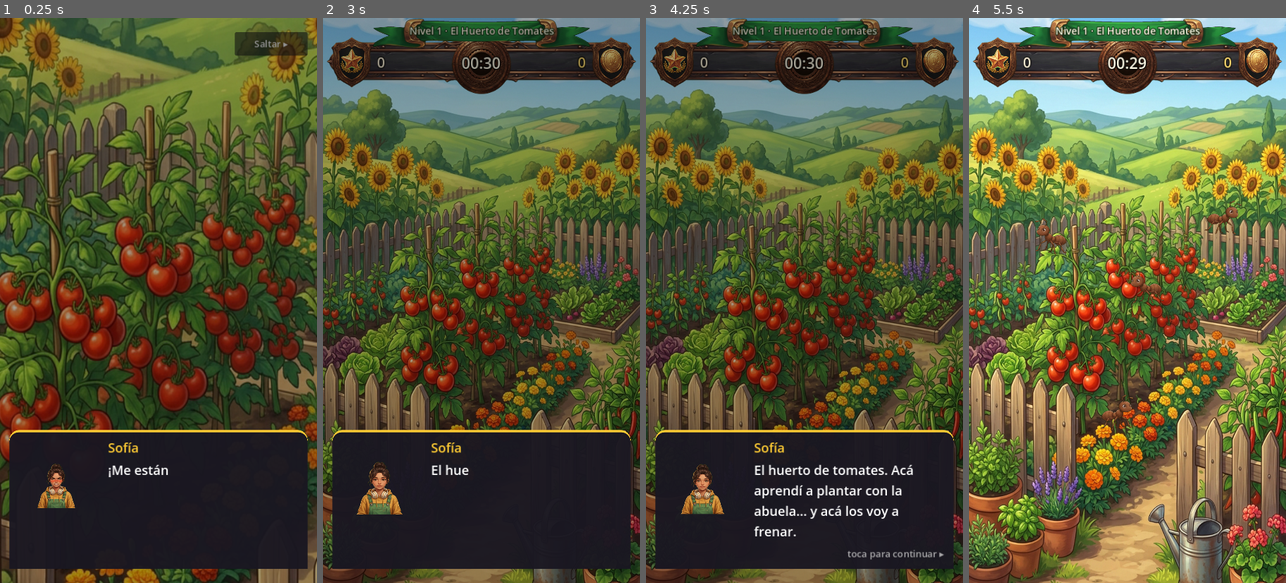
Above: before the commit, frames 1-4 (left to right).
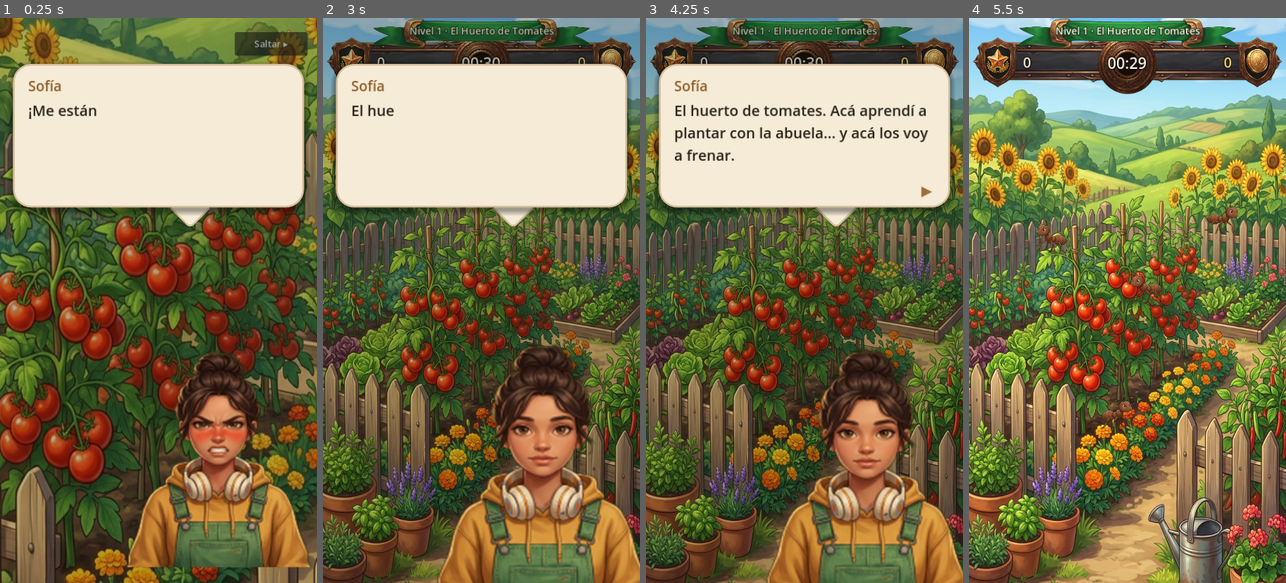
Above: after the commit, the same moments.

Repository: Nitanzw/Mikumemoria
Game: Godot game, scene res://scenes/story/story_intro.tscn
Same seed, same stepped clock (60 frames per second), same inputs: the game is played once before the commit and once after it.
Inputs (mouse positions are in pixels of both pictures, inside the frame that each line leads up to):
- Up to frame 1 (0.25 s): no input
- Up to frame 2 (3 s): click "Saltar ▸" at 0.5 s; click "Jugar" at 1.25 s; click "1" at 2 s; click "1" at 2.75 s
- Up to frame 3 (4.25 s): move the mouse to (874, 272) at 3.52 s; click (874, 272) at 3.67 s
- Up to frame 4 (5.5 s): move the mouse to (1064, 328) at 4.27 s; click (1064, 328) at 4.42 s; move the mouse to (1159, 176) at 5.02 s; click (1159, 176) at 5.17 s

The runs differ from the first frame. In frame 1, 48% of the frame differs, in the area x 2-98%, y 8-98%; in frame 2, 50%, in the area x 2-100%, y 8-100%; in frame 3, 50%; in frame 4, nothing differs.

Commit message:
Diálogos: Sofía grande en escena, en globo, y respirando
El diálogo era un panel oscuro abajo con el retrato de Sofía a escala
0.35 metido adentro. Ahora va grande en la escena, cortada por el borde
inferior, y el texto en un globo crema arriba con la cola apuntándole.

El globo es un StyleBoxFlat y no una textura generada: el de la
referencia es crema plano con esquinas redondeadas, sin ornamento, así
que dibujarlo sale idéntico y sin la trampa del 9-slice que ya costó
cinco vueltas con el marco. La cola es un Panel cuadrado rotado 45.

Sobre la vida: ya existían un bob y un parpadeo, pero a escala 0.35 no se
veían. Se agregó respiración (el eje Y se estira mientras el X se
angosta; si los dos crecieran juntos parecería un zoom), balanceo lento,
y cabeceo mientras tipea. El globo rebota corto en cada línea y la flecha
de continuar late. Las tres cosas que escriben la escala se turnan con
_scale_locked, si no el tween y el _process se pisan y tiembla.

Y un bug: la flecha saltaba arriba, al lado del nombre. Estaba dentro de
un VBoxContainer y yo le animaba position, que es justo lo que el
contenedor reescribe al acomodar; encima leía su base en _ready(), antes
de la primera acomodada, cuando valía cero. El globo pasa a Panel, que no
acomoda hijos, y la flecha va anclada abajo a la derecha.

Co-Authored-By: Claude Opus 5 <noreply@anthropic.com>
Claude-Session: https://claude.ai/code/session_017CZQGSdpv5Kh1U4gJuW4s1

Diff:
--- a/scenes/ui/dialogue_box.tscn
+++ b/scenes/ui/dialogue_box.tscn
@@ -1,18 +1,33 @@
-[gd_scene load_steps=4 format=3]
+[gd_scene load_steps=5 format=3]
 
 [ext_resource type="Script" path="res://scripts/ui/dialogue_box.gd" id="1"]
 [ext_resource type="PackedScene" path="res://scenes/ui/sofia_portrait.tscn" id="2"]
 
-[sub_resource type="StyleBoxFlat" id="StyleBoxFlat_1"]
-bg_color = Color(0.1, 0.09, 0.13, 0.96)
-border_width_top = 4
-border_color = Color(1, 0.8, 0.2, 1)
-corner_radius_top_left = 16
-corner_radius_top_right = 16
-content_margin_left = 16
-content_margin_top = 14
-content_margin_right = 16
-content_margin_bottom = 14
+[sub_resource type="StyleBoxFlat" id="bubble"]
+bg_color = Color(0.96, 0.92, 0.84, 1)
+border_width_left = 3
+border_width_top = 3
+border_width_right = 3
+border_width_bottom = 3
+border_color = Color(0.83, 0.75, 0.62, 1)
+corner_radius_top_left = 30
+corner_radius_top_right = 30
+corner_radius_bottom_right = 30
+corner_radius_bottom_left = 30
+shadow_color = Color(0, 0, 0, 0.35)
+shadow_size = 10
+shadow_offset = Vector2(0, 5)
+content_margin_left = 26
+content_margin_top = 20
+content_margin_right = 26
+content_margin_bottom = 20
+
+[sub_resource type="StyleBoxFlat" id="tail"]
+bg_color = Color(0.96, 0.92, 0.84, 1)
+border_width_left = 3
+border_width_bottom = 3
+border_color = Color(0.83, 0.75, 0.62, 1)
+corner_radius_bottom_left = 8
 
 [node name="DialogueBox" type="CanvasLayer"]
 script = ExtResource("1")
@@ -22,55 +37,74 @@
 anchor_right = 1.0
 anchor_bottom = 1.0
 mouse_filter = 2
-color = Color(0, 0, 0, 0.35)
+color = Color(0.03, 0.05, 0.02, 0.28)
 
-[node name="Panel" type="PanelContainer" parent="Dim"]
-layout_mode = 1
-anchors_preset = 12
+[node name="SofiaPortrait" parent="." instance=ExtResource("2")]
+position = Vector2(372, 858)
+scale = Vector2(1.7, 1.7)
+
+[node name="Tail" type="Panel" parent="."]
+anchors_preset = 0
+offset_left = 300.0
+offset_top = 300.0
+offset_right = 348.0
+offset_bottom = 348.0
+rotation = -0.785398
+pivot_offset = Vector2(24, 24)
+mouse_filter = 2
+theme_override_styles/panel = SubResource("tail")
+
+[node name="Bubble" type="Panel" parent="."]
+anchors_preset = 10
+anchor_right = 1.0
+offset_left = 22.0
+offset_top = 78.0
+offset_right = -22.0
+offset_bottom = 322.0
+mouse_filter = 2
+pivot_offset = Vector2(248, 122)
+theme_override_styles/panel = SubResource("bubble")
+
+[node name="VBox" type="VBoxContainer" parent="Bubble"]
+anchors_preset = 15
+anchor_right = 1.0
+anchor_bottom = 1.0
+offset_left = 26.0
+offset_top = 20.0
+offset_right = -26.0
+offset_bottom = -20.0
+mouse_filter = 2
+theme_override_constants/separation = 6
+
+[node name="NameLabel" type="Label" parent="Bubble/VBox"]
+mouse_filter = 2
+theme_override_font_sizes/font_size = 24
+theme_override_colors/font_color = Color(0.55, 0.36, 0.16, 1)
+text = "Sofía"
+
+[node name="TextLabel" type="Label" parent="Bubble/VBox"]
+size_flags_vertical = 3
+mouse_filter = 2
+autowrap_mode = 3
+vertical_alignment = 0
+theme_override_font_sizes/font_size = 25
+theme_override_colors/font_color = Color(0.16, 0.13, 0.1, 1)
+
+[node name="ContinueHint" type="Label" parent="Bubble"]
+anchors_preset = 3
+anchor_left = 1.0
 anchor_top = 1.0
 anchor_right = 1.0
 anchor_bottom = 1.0
-offset_left = 16.0
-offset_top = -260.0
-offset_right = -16.0
-offset_bottom = -24.0
+offset_left = -56.0
+offset_top = -50.0
+offset_right = -22.0
+offset_bottom = -16.0
+grow_horizontal = 0
+grow_vertical = 0
 mouse_filter = 2
-theme_override_styles/panel = SubResource("StyleBoxFlat_1")
-
-[node name="SofiaPortrait" parent="Dim/Panel" instance=ExtResource("2")]
-position = Vector2(80, 118)
-scale = Vector2(0.35, 0.35)
-
-[node name="HBox" type="HBoxContainer" parent="Dim/Panel"]
-layout_mode = 2
-mouse_filter = 2
-theme_override_constants/separation = 12
-
-[node name="PortraitSpacer" type="Control" parent="Dim/Panel/HBox"]
-custom_minimum_size = Vector2(140, 0)
-layout_mode = 2
-
-[node name="VBox" type="VBoxContainer" parent="Dim/Panel/HBox"]
-layout_mode = 2
-size_flags_horizontal = 3
-theme_override_constants/separation = 6
-
-[node name="NameLabel" type="Label" parent="Dim/Panel/HBox/VBox"]
-layout_mode = 2
-theme_override_font_sizes/font_size = 22
-theme_override_colors/font_color = Color(1, 0.8, 0.2, 1)
-text = "Sofía"
-
-[node name="TextLabel" type="Label" parent="Dim/Panel/HBox/VBox"]
-layout_mode = 2
-size_flags_vertical = 3
-autowrap_mode = 3
-theme_override_font_sizes/font_size = 22
-vertical_alignment = 0
-
-[node name="ContinueHint" type="Label" parent="Dim/Panel/HBox/VBox"]
-layout_mode = 2
-horizontal_alignment = 2
-theme_override_font_sizes/font_size = 16
-theme_override_colors/font_color = Color(0.8, 0.8, 0.8, 0.8)
-text = "toca para continuar ▸"
+horizontal_alignment = 1
+vertical_alignment = 1
+theme_override_font_sizes/font_size = 24
+theme_override_colors/font_color = Color(0.62, 0.44, 0.2, 1)
+text = "▶"
--- a/scripts/ui/dialogue_box.gd
+++ b/scripts/ui/dialogue_box.gd
@@ -12,10 +12,20 @@
 
 const CHARS_PER_SECOND := 38.0
 
-@onready var portrait: SofiaPortrait = $Dim/Panel/SofiaPortrait
-@onready var name_label: Label = $Dim/Panel/HBox/VBox/NameLabel
-@onready var text_label: Label = $Dim/Panel/HBox/VBox/TextLabel
-@onready var continue_hint: Label = $Dim/Panel/HBox/VBox/ContinueHint
+## Cuánto se encoge el globo al aparecer, y la altura del rebote de la
+## flechita de continuar.
+const BUBBLE_POP := 0.94
+const ARROW_BOB := 5.0
+
+@onready var portrait: SofiaPortrait = $SofiaPortrait
+@onready var bubble: Panel = $Bubble
+@onready var tail: Panel = $Tail
+@onready var name_label: Label = $Bubble/VBox/NameLabel
+@onready var text_label: Label = $Bubble/VBox/TextLabel
+@onready var continue_hint: Label = $Bubble/ContinueHint
+
+var _arrow_phase: float = 0.0
+var _arrow_base_y: float = 0.0
 
 var _lines: Array = []
 var _index: int = -1
@@ -25,6 +35,8 @@
 
 func _ready() -> void:
 	continue_hint.visible = false
+	await get_tree().process_frame
+	_arrow_base_y = continue_hint.position.y
 
 func show_dialogue(lines: Array) -> void:
 	_lines = lines
@@ -32,6 +44,12 @@
 	_advance()
 
 func _process(delta: float) -> void:
+	# La flecha late aunque no pase nada más: es lo que le dice al jugador
+	# que la pantalla está esperándolo a él y no colgada.
+	if continue_hint.visible:
+		_arrow_phase += delta * 3.4
+		continue_hint.position.y = _arrow_base_y + absf(sin(_arrow_phase)) * ARROW_BOB
+
 	if not _typing:
 		return
 	_char_progress += delta * CHARS_PER_SECOND
@@ -39,6 +57,7 @@
 	text_label.text = _full_text.substr(0, char_count)
 	if char_count >= _full_text.length():
 		_typing = false
+		portrait.set_talking(false)
 		continue_hint.visible = true
 
 func _unhandled_input(event: InputEvent) -> void:
@@ -57,6 +76,7 @@
 	_char_progress = _full_text.length()
 	text_label.text = _full_text
 	_typing = false
+	portrait.set_talking(false)
 	continue_hint.visible = true
 
 func _advance() -> void:
@@ -73,5 +93,16 @@
 	_full_text = str(line.get("text", ""))
 	_char_progress = 0.0
 	_typing = true
+	portrait.set_talking(true)
 	continue_hint.visible = false
 	text_label.text = ""
+	_pop_bubble()
+
+## El globo entra con un rebote corto en cada línea. Sin esto el texto
+## cambia solo y no se nota que arrancó una frase nueva.
+func _pop_bubble() -> void:
+	for node: Control in [bubble, tail]:
+		node.scale = Vector2(BUBBLE_POP, BUBBLE_POP)
+		var tween := create_tween()
+		tween.tween_property(node, "scale", Vector2.ONE, 0.18) \
+			.set_trans(Tween.TRANS_BACK).set_ease(Tween.EASE_OUT)
--- a/scripts/ui/sofia_portrait.gd
+++ b/scripts/ui/sofia_portrait.gd
@@ -7,7 +7,10 @@
 ## el sprite neutral con un tinte de color como antes, para que nunca
 ## quede un retrato roto. Encima de eso: un salto de énfasis al cambiar
 ## de línea y un parpadeo periódico (achique vertical breve) para que no
-## se vea estático.
+## se vea estático, más una respiración lenta (el pecho se ensancha y se
+## angosta) y un balanceo casi imperceptible. Con el retrato chico dentro
+## de un panel eso no se notaba; ahora que va grande en escena es la
+## diferencia entre un personaje y un JPG pegado.
 
 const EMOTION_TEXTURES := {
 	"neutral": "res://assets/sprites/character/sofia_neutral.png",
@@ -30,9 +33,30 @@
 const BLINK_MIN_INTERVAL := 2.5
 const BLINK_MAX_INTERVAL := 5.0
 
+## Respiración: el eje Y se estira y el X se angosta a la vez, que es
+## como se ve respirar de verdad. Si los dos crecieran juntos parecería
+## que la imagen hace zoom.
+const BREATH_SPEED := 1.15
+const BREATH_Y := 0.016
+const BREATH_X := 0.007
+const BOB_PIXELS := 3.0
+## El balanceo va mucho más lento que la respiración, si no marea.
+const SWAY_SPEED := 0.41
+const SWAY_PIXELS := 2.5
+## Mientras habla se le suma un cabeceo corto, para que el texto no
+## aparezca sobre alguien inmóvil.
+const TALK_SPEED := 7.5
+const TALK_PIXELS := 1.6
+
 @onready var sprite: Sprite2D = $Sprite2D
 
 var _idle_phase: float = 0.0
+var _sway_phase: float = 0.0
+var _talk_phase: float = 0.0
+var _talking: bool = false
+## El parpadeo y el énfasis pisan la escala; mientras corren, la
+## respiración se aparta para no pelear con el tween.
+var _scale_locked: bool = false
 var _blink_timer: float = randf_range(BLINK_MIN_INTERVAL, BLINK_MAX_INTERVAL)
 var _base_scale: Vector2
 
@@ -40,8 +64,21 @@
 	_base_scale = sprite.scale
 
 func _process(delta: float) -> void:
-	_idle_phase += delta * 1.6
-	sprite.position.y = sin(_idle_phase) * 2.5
+	_idle_phase += delta * BREATH_SPEED
+	_sway_phase += delta * SWAY_SPEED
+	var breath := sin(_idle_phase)
+
+	var bob := breath * BOB_PIXELS
+	if _talking:
+		_talk_phase += delta * TALK_SPEED
+		bob += sin(_talk_phase) * TALK_PIXELS
+	sprite.position.y = bob
+	sprite.position.x = sin(_sway_phase) * SWAY_PIXELS
+
+	if not _scale_locked:
+		sprite.scale = Vector2(
+			_base_scale.x * (1.0 - breath * BREATH_X),
+			_base_scale.y * (1.0 + breath * BREATH_Y))
 
 	_blink_timer -= delta
 	if _blink_timer <= 0.0:
@@ -62,10 +99,18 @@
 	tween.tween_property(sprite, "modulate", tint, 0.2)
 	_play_emphasis(emotion)
 
+## Se avisa cuando está tipeando texto, para sumarle el cabeceo.
+func set_talking(talking: bool) -> void:
+	_talking = talking
+	if not talking:
+		_talk_phase = 0.0
+
 func _play_emphasis(emotion: String) -> void:
+	_scale_locked = true
 	var tween := create_tween()
-	tween.tween_property(sprite, "scale", _base_scale * 1.12, 0.1)
+	tween.tween_property(sprite, "scale", _base_scale * 1.10, 0.1)
 	tween.tween_property(sprite, "scale", _base_scale, 0.15)
+	tween.finished.connect(func(): _scale_locked = false)
 
 	if emotion == "angry":
 		var shake := create_tween()
@@ -75,6 +120,10 @@
 		shake.tween_property(sprite, "position:x", 0.0, 0.04)
 
 func _play_blink() -> void:
+	if _scale_locked:
+		return
+	_scale_locked = true
 	var tween := create_tween()
 	tween.tween_property(sprite, "scale:y", _base_scale.y * 0.85, 0.06)
 	tween.tween_property(sprite, "scale:y", _base_scale.y, 0.08)
+	tween.finished.connect(func(): _scale_locked = false)
Not shown, changed: export_presets.cfg
Not shown, changed: README.md
Not shown, changed: dist/README.md
Not shown, changed: dist/el_huerto_de_sofia.apk
